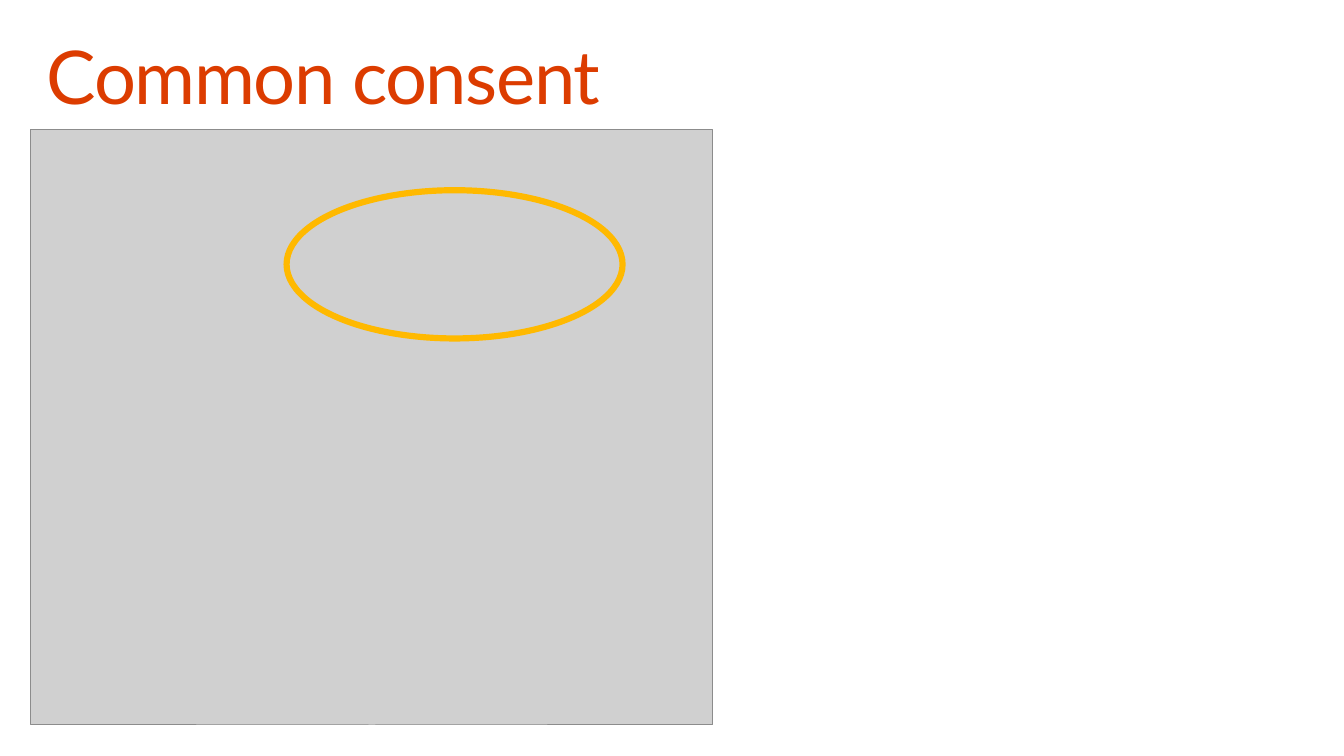
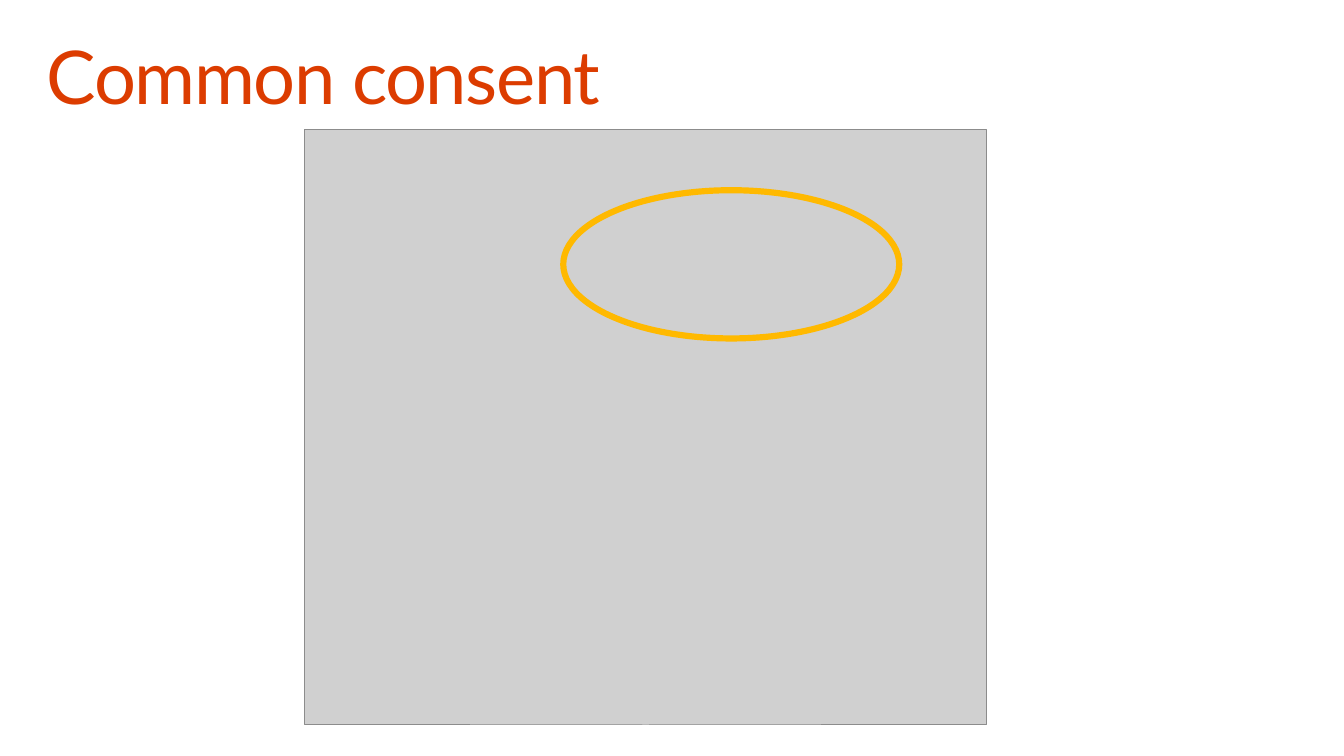
Before and after one commit to fabbbiob/TrainingContent, a slide deck: slide 10 of O3651-4 Getting started with Office 365 APIs/O3651-4 Office 365 Development Office 365 API.pptx. Drawn at 1344x756 pixels with LibreOffice and Linux fonts; fonts in the diff are those of the drawing; grey boxes stand for pictures; background and template pictures are left out. Boxes give left, top, right and bottom in pixels: in the first picture for what was removed or moved away, otherwise in the second. Text is boxed around its words. In the diff, an @@ line names an element or a change of style, - is before the commit and + after.

```diff
--- a/O3651-4 Getting started with Office 365 APIs/O3651-4 Office 365 Development Office 365 API.pptx
+++ b/O3651-4 Getting started with Office 365 APIs/O3651-4 Office 365 Development Office 365 API.pptx
@@ picture: place and size @@
-picture at [31, 129, 713, 724]
+picture at [304, 129, 986, 724]
@@ ellipse: place and size @@
-ellipse at [287, 190, 623, 338]
+ellipse at [563, 190, 899, 338]
```
Also in this commit, not shown: 5 other slides changed, 1 slide added, 2 slides removed, 2 other files.
